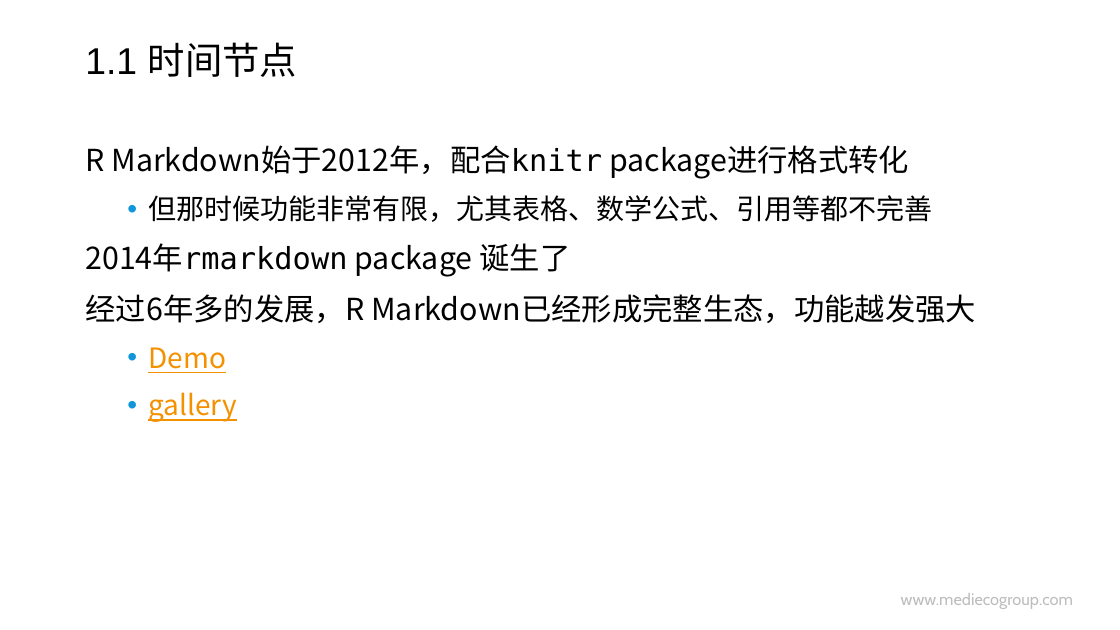
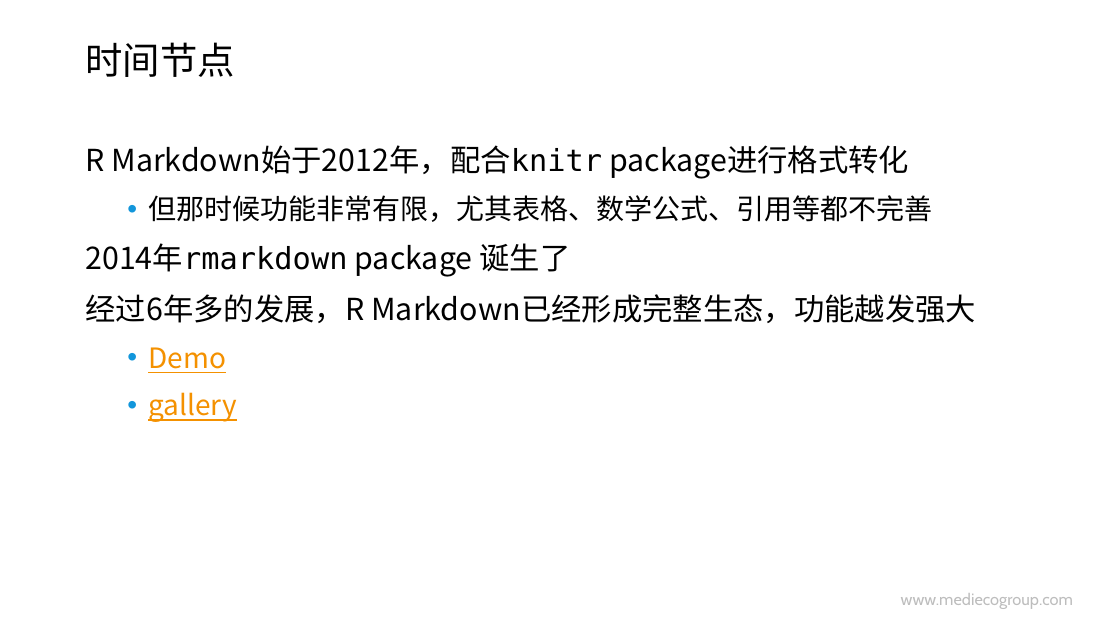
Before and after one commit to hao203/rmd_china, a slide deck: slide 4 of slides/01.History&Works/01-History-Works.pptx. Drawn at 1120x630 pixels with LibreOffice and Linux fonts; fonts in the diff are those of the drawing; background and template pictures are left out. Boxes give left, top, right and bottom in pixels: in the first picture for what was removed or moved away, otherwise in the second. Text is boxed around its words. In the diff, an @@ line names an element or a change of style, - is before the commit and + after.

```diff
--- a/slides/01.History&Works/01-History-Works.pptx
+++ b/slides/01.History&Works/01-History-Works.pptx
@@ title at (85,42,234,77): text changed @@
-1.1 时间节点
+时间节点
```
Also in this commit, not shown: 7 other slides changed, 1 slide added, 1 slide removed, 2 other files.
